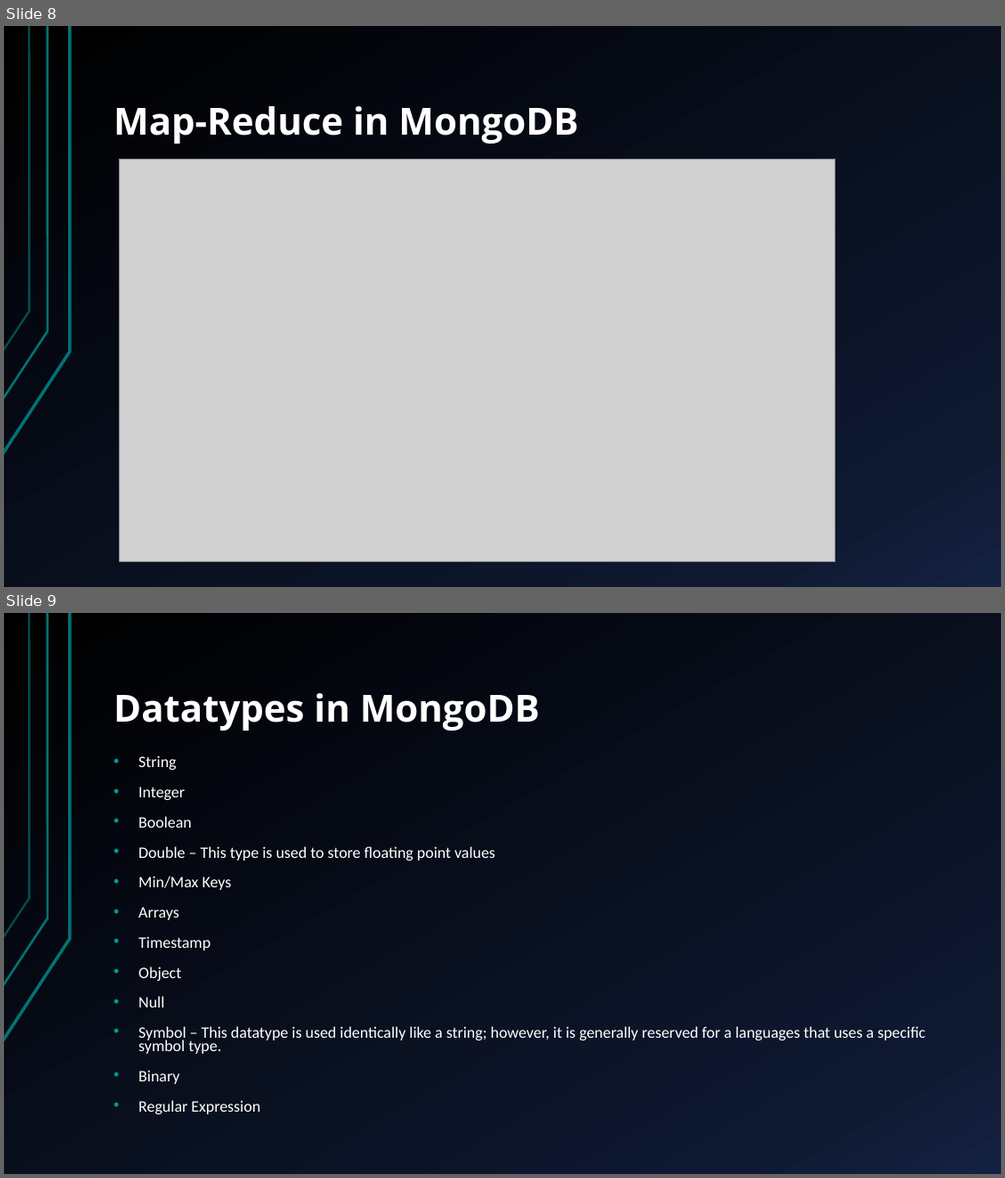
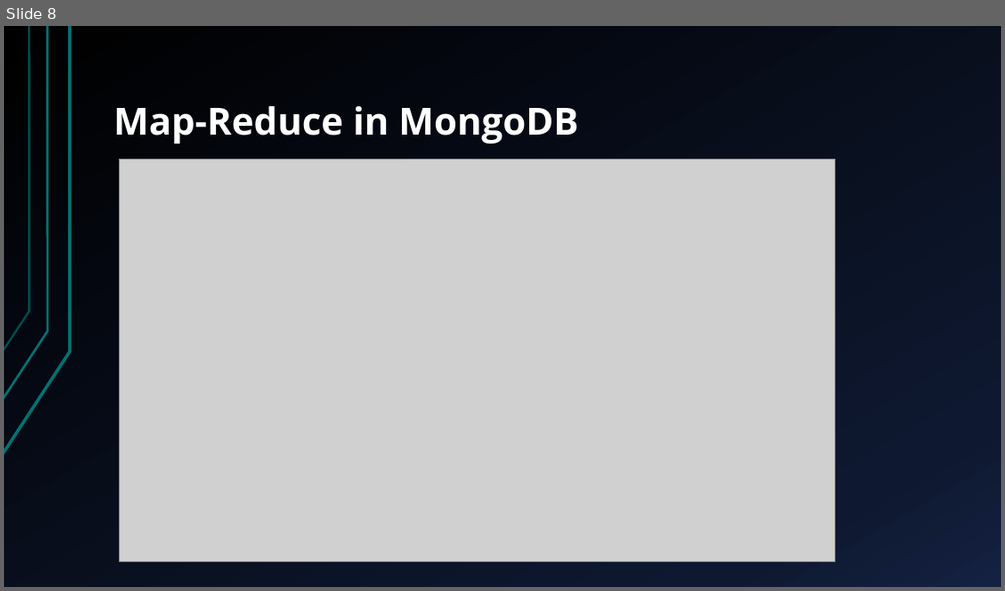
Before and after one commit to SiddharthAgrawal92/zekelabs-mongodb, a slide deck: Sessions/Day 3 - MongoDB Features & Operations/MongoDB Features & Operations.pptx. Shown one above the other, each under a label of ours: slides 8 and 9 before the commit, slide 8 after it. The pictures are 1005x1178 and 1005x591 pixels, drawn with LibreOffice and Linux fonts; fonts in the diff are those of the drawing; grey boxes stand for pictures. Boxes give left, top, right and bottom in pixels: in the first picture for what was removed or moved away, otherwise in the second. Text is boxed around its words. In the diff, an @@ line names an element or a change of style, - is before the commit and + after.

Commit message:
Day 4 - MongoDB Operations

```diff
--- a/Sessions/Day 3 - MongoDB Features & Operations/MongoDB Features & Operations.pptx
+++ b/Sessions/Day 3 - MongoDB Features & Operations/MongoDB Features & Operations.pptx
@@ slide 9 removed at (x1=4, y1=613, x2=1001, y2=1174), background gradient #000000 to #0F1931 to #142242; not listed: 3 template elements that a slide beside it also shows @@
@@ title removed at (x1=113, y1=693, x2=540, y2=730) @@
-Datatypes in MongoDB
@@ text removed at (x1=138, y1=755, x2=925, y2=1114) @@
-• String
-• Integer
-• Boolean
-• Double – This type is used to store floating point values
-• Min/Max Keys
-• Arrays
-• Timestamp
-• Object
-• Null
-• Symbol – This datatype is used identically like a string; however, it is generally reserved for a languages that uses a specific symbol type.
-• Binary
-• Regular Expression
```
Also in this commit, not shown: 3 other files.
